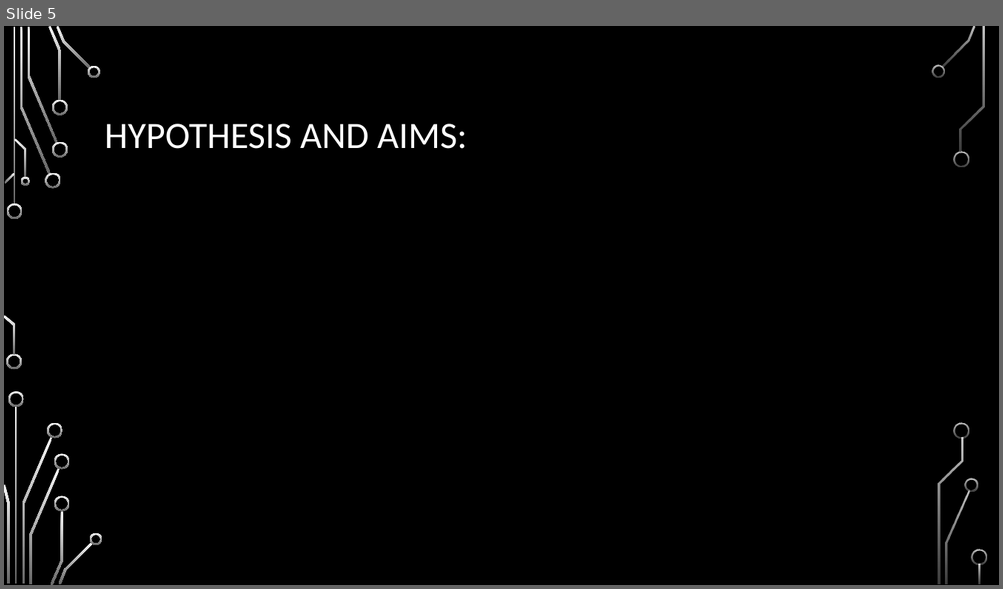
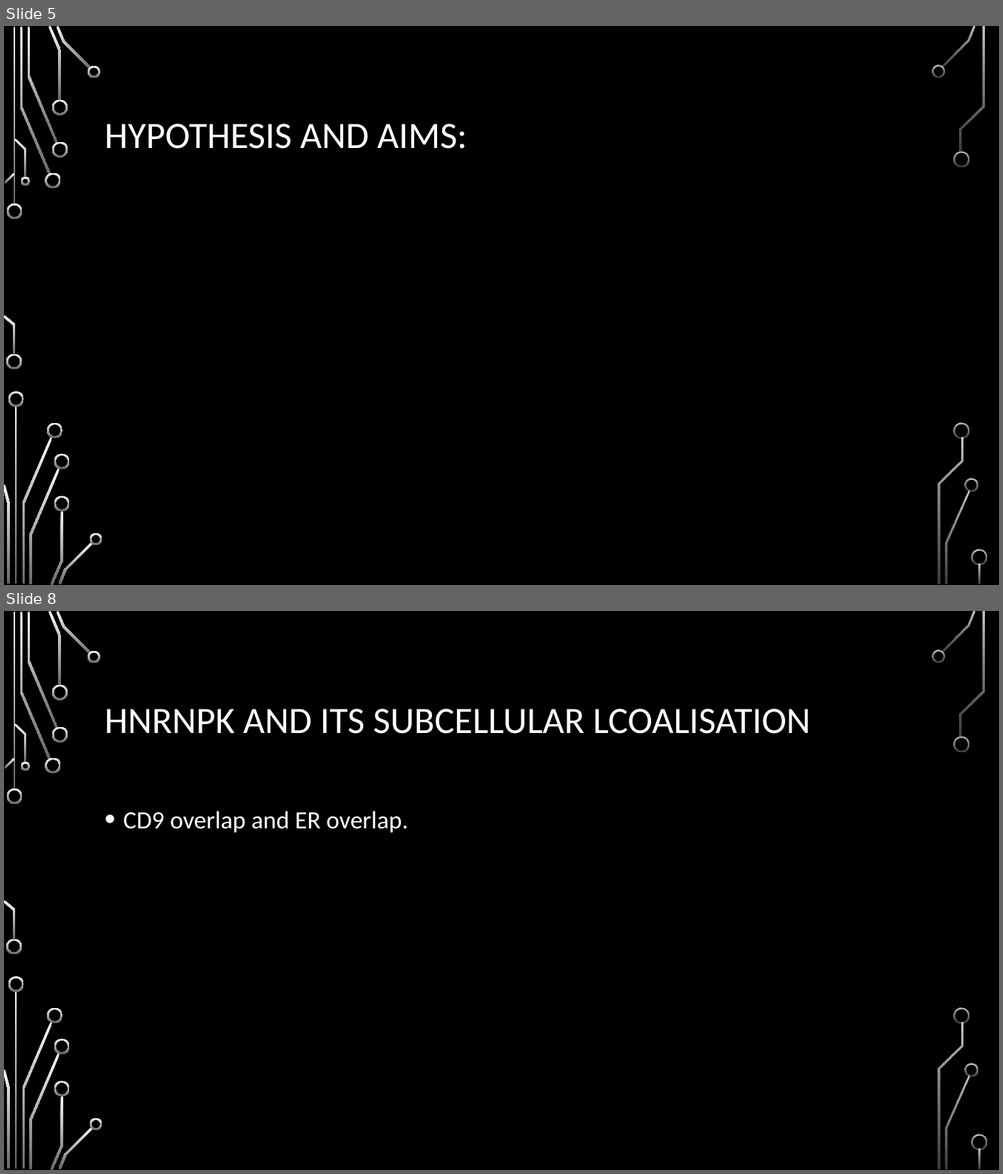
Before and after one commit to HarleyRobinson/Honours2, a slide deck: BackgroundInfo/MeetingSept.pptx. Shown one above the other, each under a label of ours: slide 5 before the commit, slides 5 and 8 after it; the slides between them are not shown. The pictures are 1003x589 and 1003x1174 pixels, drawn with LibreOffice and Linux fonts; fonts in the diff are those of the drawing; background and template pictures are left out. Boxes give left, top, right and bottom in pixels: in the first picture for what was removed or moved away, otherwise in the second. Text is boxed around its words. In the diff, an @@ line names an element or a change of style, - is before the commit and + after.

```diff
--- a/BackgroundInfo/MeetingSept.pptx
+++ b/BackgroundInfo/MeetingSept.pptx
@@ slide 8 added at bbox=[4, 611, 999, 1170], background picture (left out); not listed: 36 template elements that a slide beside it also shows @@
@@ title added at bbox=[105, 709, 811, 734], 36 pt, text #FFFFFF @@
+HNRNPK AND ITS SUBCELLULAR LCOALISATION
@@ text added at bbox=[123, 811, 408, 833], 24 pt, text #FFFFFF @@
+• CD9 overlap and ER overlap.
```
Also in this commit, not shown: 4 slides changed, 2 other slides added, 2 slides removed, 3 other files.
